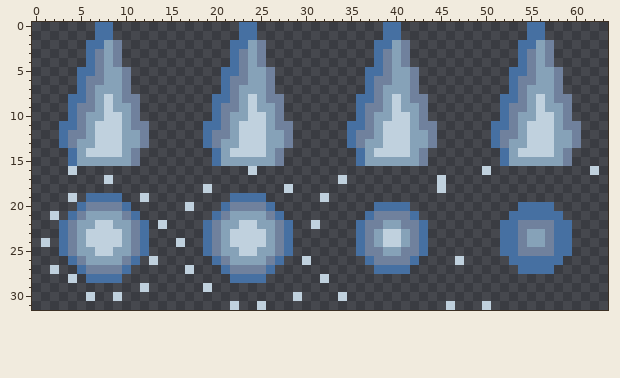
File history of a pixel-art sprite, resources/sprites/icebomb_16_16.png. Above is the file before it was changed.
The file is 64x32 pixels.
Now the later version:
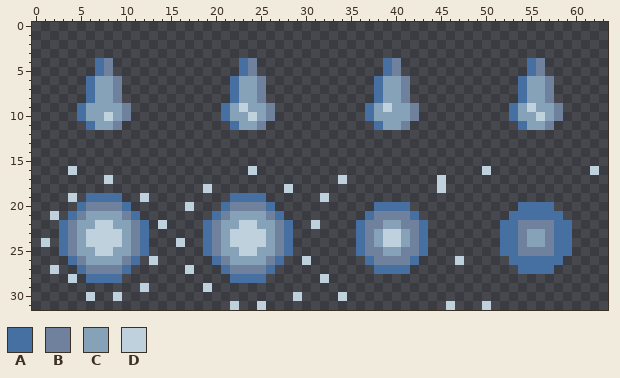
Palette (. is transparent): A #4670a2  B #70819d  C #86a2b8  D #c0d1de
What changed:
@@ x 0..63 @@
- 0 .......AA..............AA..............AA..............AA.......
- 1 .......AA..............AA..............AA..............AA.......
- 2 ......AACB............AACB............AACB............AACB......
- 3 ......ABCB............ABCB............ABCB............ABCB......
- 4 ......ABCB............ABCB............ABCB............ABCB......
- 5 .....AABCCB..........AABCCB..........AABCCB..........AABCCB.....
- 6 .....ABBCCB..........ABBCCB..........ABBCCB..........ABBCCB.....
- 7 .....ABCCCB..........ABCCCB..........ABCCCB..........ABCCCB.....
- 8 ....AABCDCBB........AABCDCBB........AABCDCBB........AABCDCBB....
- 9 ....ABBCDCCB........ABBCDCCB........ABBCDCCB........ABBCDCCB....
-10 ....ABCCDDCB........ABCCDDCB........ABCCDDCB........ABCCDDCB....
-11 ...AABCDDDCBB......AABCDDDCBB......AABCDDDCBB......AABCDDDCBB...
-12 ...ABBCDDDCCB......ABBCDDDCCB......ABBCDDDCCB......ABBCDDDCCB...
-13 ...ABCCDDDCCB......ABCCDDDCCB......ABCCDDDCCB......ABCCDDDCCB...
-14 ....ACDDDDCB........ACDDDDCB........ACDDDDCB........ACDDDDCB....
-15 ....ACCCCCCB........ACCCCCCB........ACCCCCCB........ACCCCCCB....
+ 0 ................................................................
+ 1 ................................................................
+ 2 ................................................................
+ 3 ................................................................
+ 4 .......AB..............AB..............AB..............AB.......
+ 5 .......AB..............AB..............AB..............AB.......
+ 6 ......ACCB............ACCB............ACCB............ACCB......
+ 7 ......ACCB............ACCB............ACCB............ACCB......
+ 8 ......ACCB............ACCB............ACCB............ACCB......
+ 9 .....ACCCCB..........ACDCCB..........ACDCCB..........ACDCCB.....
+10 .....ACCDCB..........ACCDCB..........ACCCCB..........ACCDCB.....
+11 ......ACCB............ACCB............ACCB............ACCB......
+12 ................................................................
+13 ................................................................
+14 ................................................................
+15 ................................................................
 16 ....D...................D.........................D...........D.
Where, in picture pixels (left, top, right, bottom), the same in both pictures:
changed: (59, 22, 149, 166)
changed: (203, 22, 293, 166)
changed: (347, 22, 437, 166)
changed: (491, 22, 581, 166)
